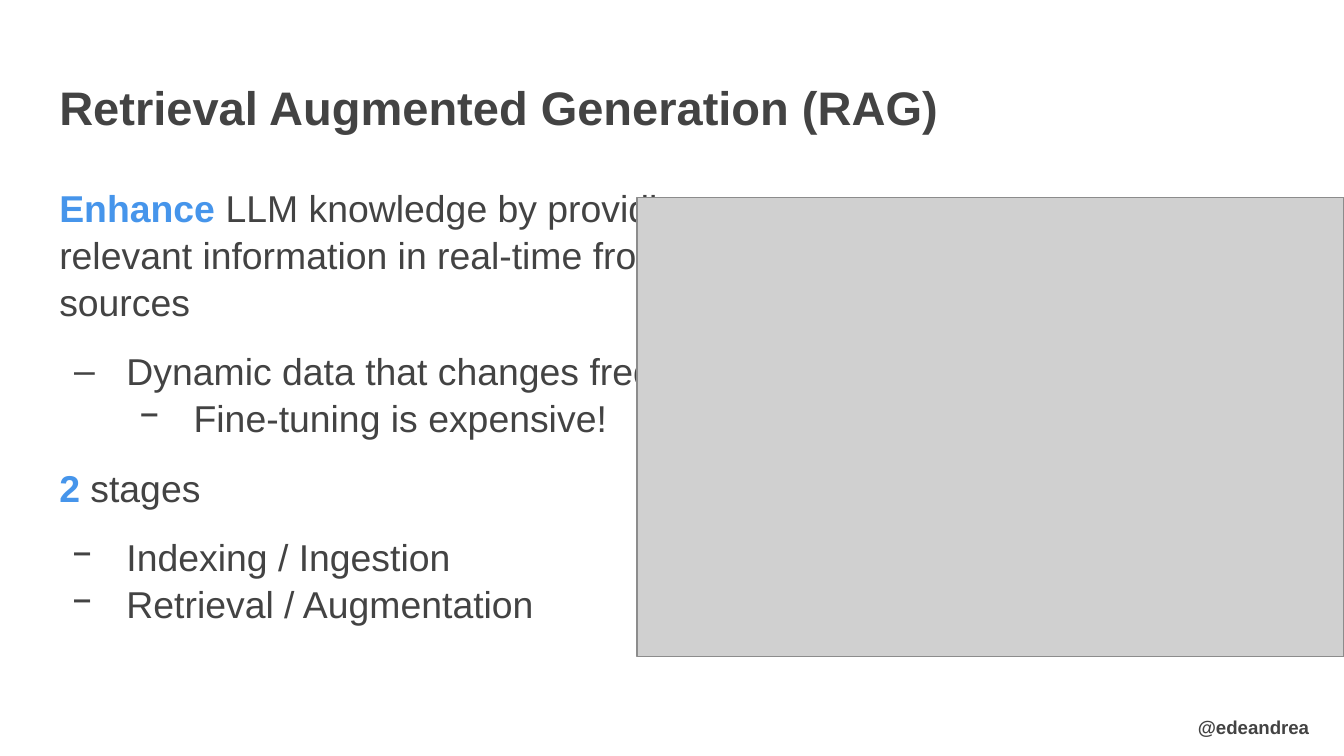
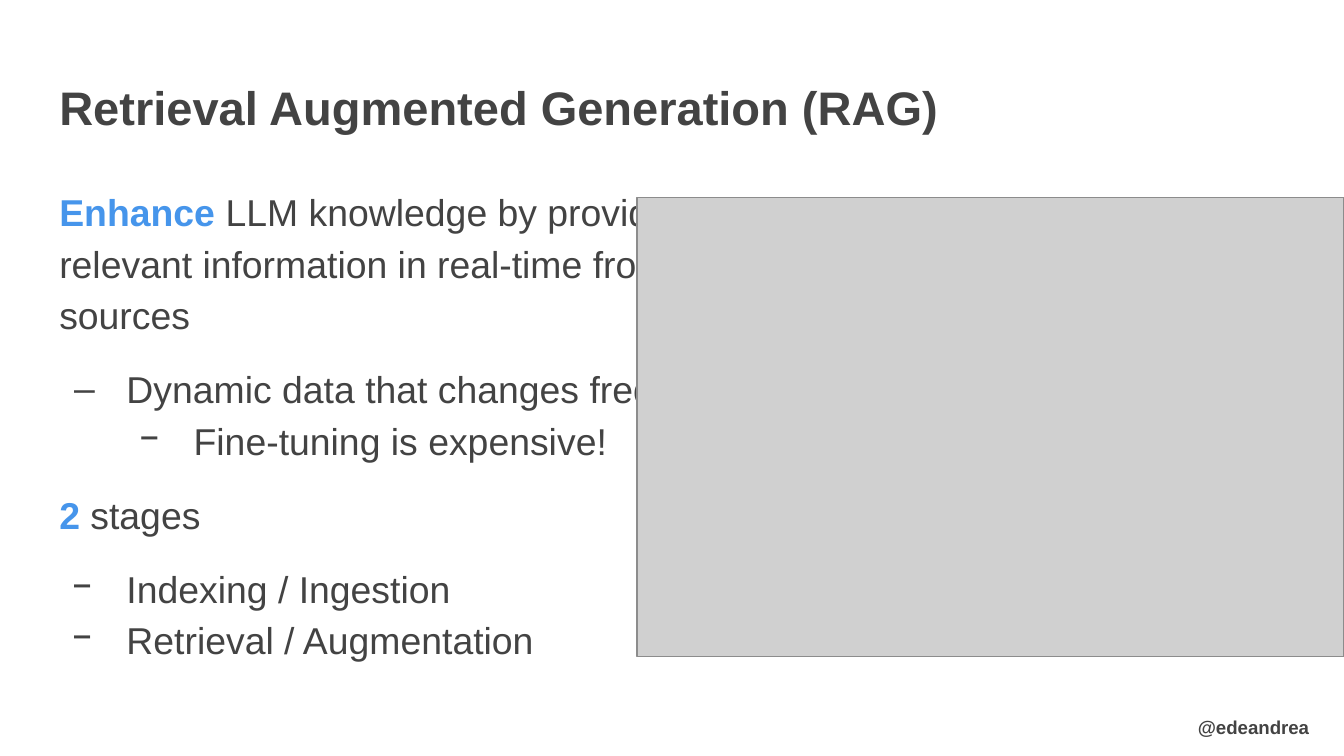
Before and after one commit to edeandrea/garbage-in-insight-out, a slide deck: slide 5 of docs/garbage-in-insight-out.pptx. Drawn at 1344x756 pixels with LibreOffice and Linux fonts; fonts in the diff are those of the drawing; grey boxes stand for pictures; background and template pictures are left out. Boxes give left, top, right and bottom in pixels: in the first picture for what was removed or moved away, otherwise in the second. Text is boxed around its words. In the diff, an @@ line names an element or a change of style, - is before the commit and + after.

```diff
--- a/docs/garbage-in-insight-out.pptx
+++ b/docs/garbage-in-insight-out.pptx
@@ text "Enhance LLM knowledge by providing ..." at bbox=[59, 197, 754, 662]: line spacing 1.05 to 1.15 @@
```
Also in this commit, not shown: 2 other slides changed, 1 slide added, 2 other files.
